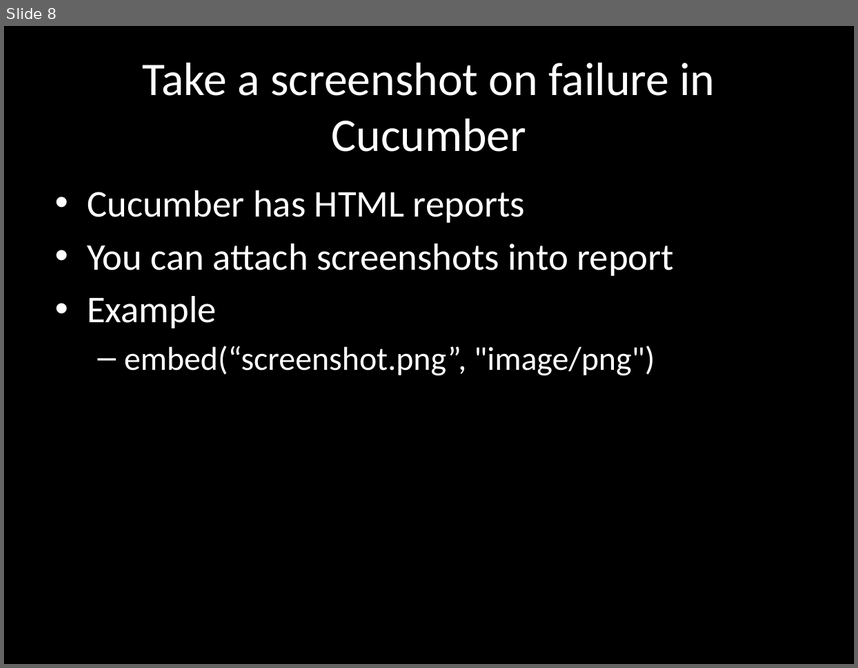
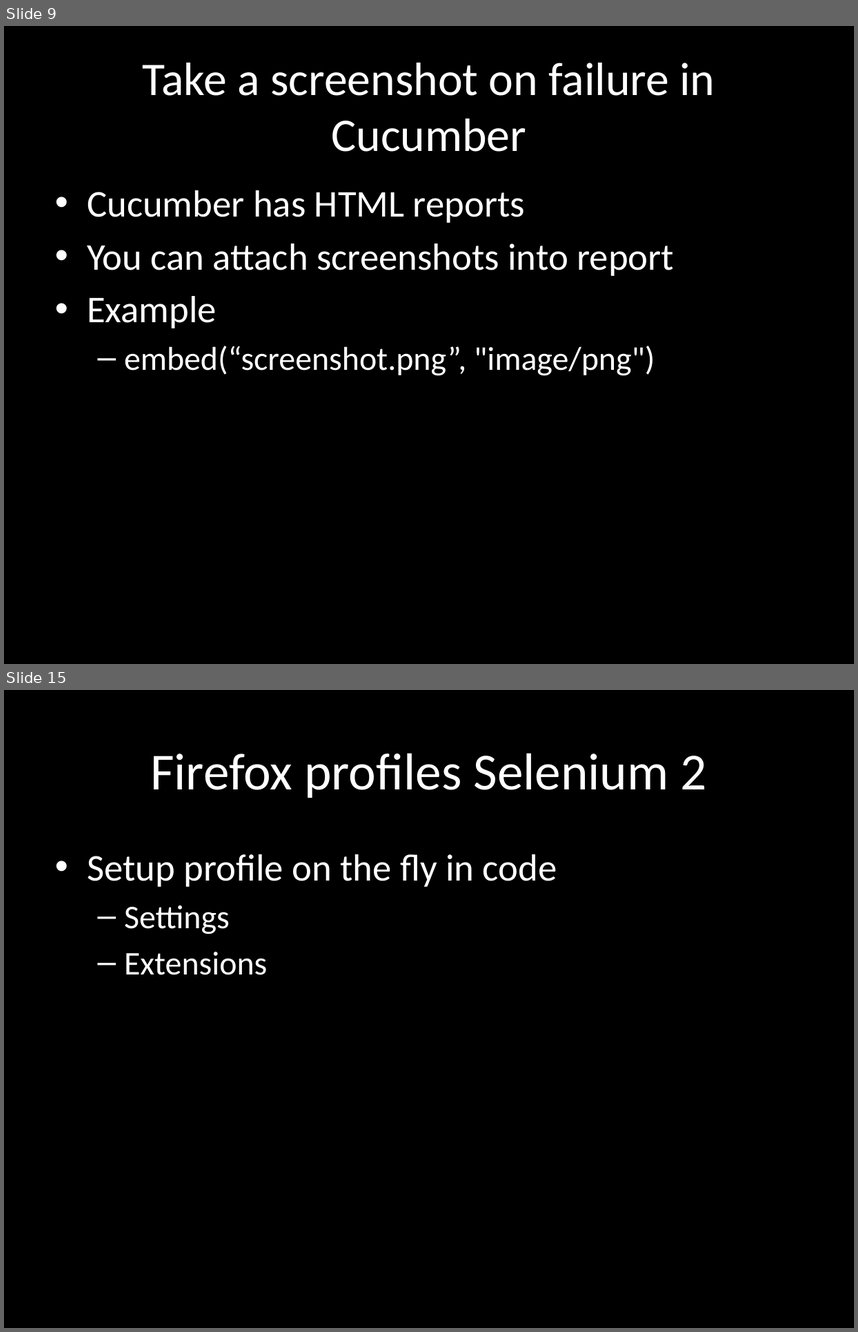
Before and after one commit to dimacus/SeleniumTipsAndTricks, a slide deck: selenium_camp_v1.pptx. Shown one above the other, each under a label of ours: slide 8 before the commit, slides 9 and 15 after it; the slides between them are not shown. The pictures are 858x668 and 858x1332 pixels, drawn with LibreOffice and Linux fonts; fonts in the diff are those of the drawing. Boxes give left, top, right and bottom in pixels: in the first picture for what was removed or moved away, otherwise in the second. Text is boxed around its words. In the diff, an @@ line names an element or a change of style, - is before the commit and + after.

```diff
--- a/selenium_camp_v1.pptx
+++ b/selenium_camp_v1.pptx
@@ slide 15 added at box(4, 690, 854, 1328), background #000000 @@
@@ title added at box(150, 753, 706, 798), 44 pt, text #FFFFFF @@
+Firefox profiles Selenium 2
@@ text added at box(87, 854, 557, 975), 32 pt, text #FFFFFF @@
+• Setup profile on the fly in code
+  – Settings
+  – Extensions
@@ what was slide 8 is now slide 9 @@
```
Also in this commit, not shown: 8 slides changed, 9 other slides added, 3 slides removed.
